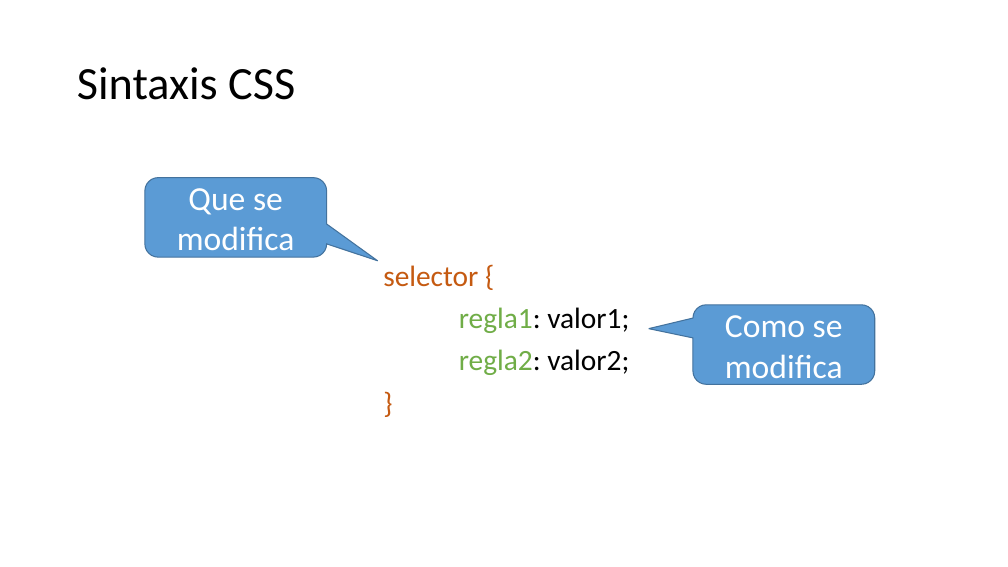
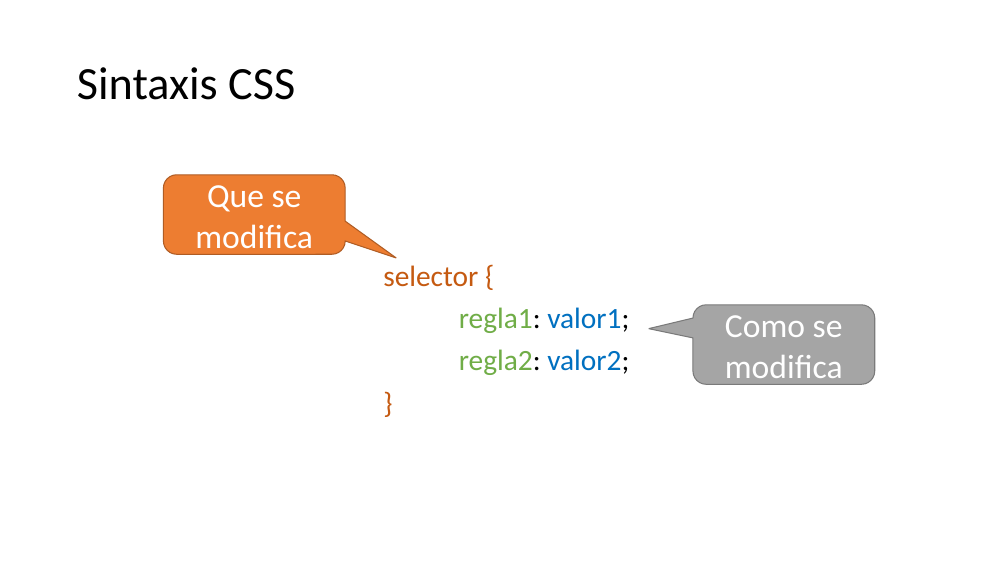
Before and after one commit to Nuevas-Tecnologias-FIUBA/Clase-HTML-CSS, a slide deck: slide 21 of Slides/Clase.pptx (slide 17 before the commit). Drawn at 1008x567 pixels with LibreOffice and Linux fonts; fonts in the diff are those of the drawing. Boxes give left, top, right and bottom in pixels: in the first picture for what was removed or moved away, otherwise in the second. Text is boxed around its words. In the diff, an @@ line names an element or a change of style, - is before the commit and + after.

```diff
--- a/Slides/Clase.pptx
+++ b/Slides/Clase.pptx
@@ rounded speech box "Que se modifica": place and size @@
-rounded speech box "Que se modifica" at [145, 178, 327, 257]
+rounded speech box "Que se modifica" at [163, 175, 345, 254]
@@ rounded speech box "Que se modifica" at [163, 175, 345, 254]: fill #5B9BD5 to #ED7D31; outline #43739E 1 pt to #AF5C24 1 pt @@
@@ text at [459, 307, 629, 375]: text colour #000000 to #0070C0 in "valor1;", "valor2;" @@
@@ rounded speech box "Como se modifica" at [693, 305, 875, 384]: fill #5B9BD5 to #A5A5A5; outline #43739E 1 pt to #7A7A7A 1 pt @@
```
Also in this commit, not shown: 6 other slides changed, 11 slides added, 1 slide removed.
